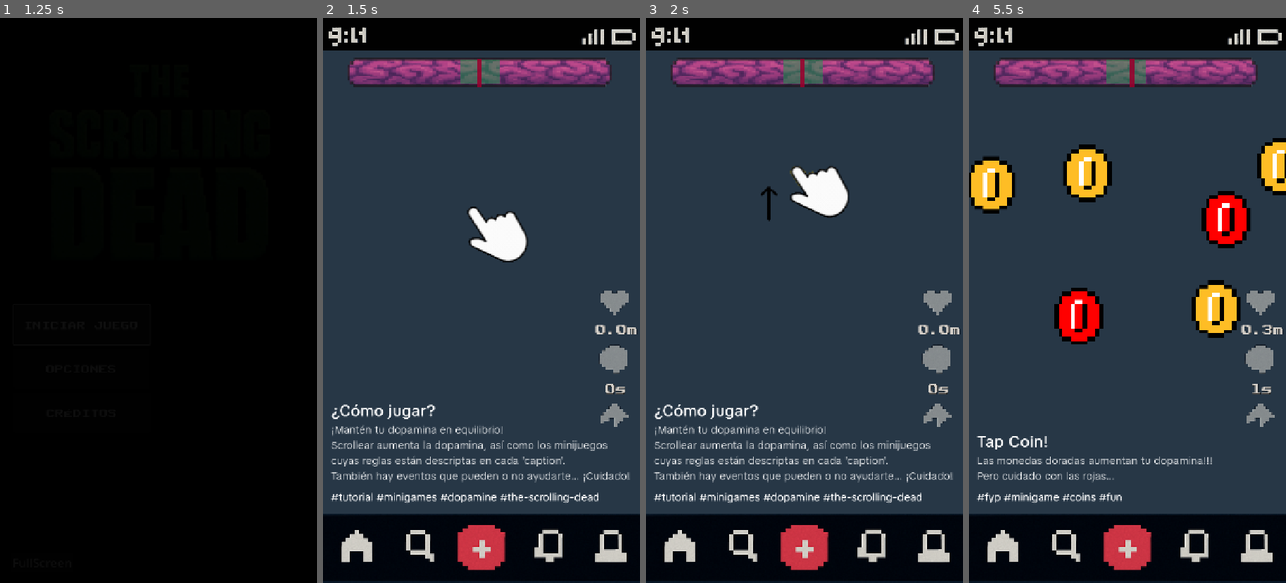
Above: before the commit, frames 1-4 (left to right).
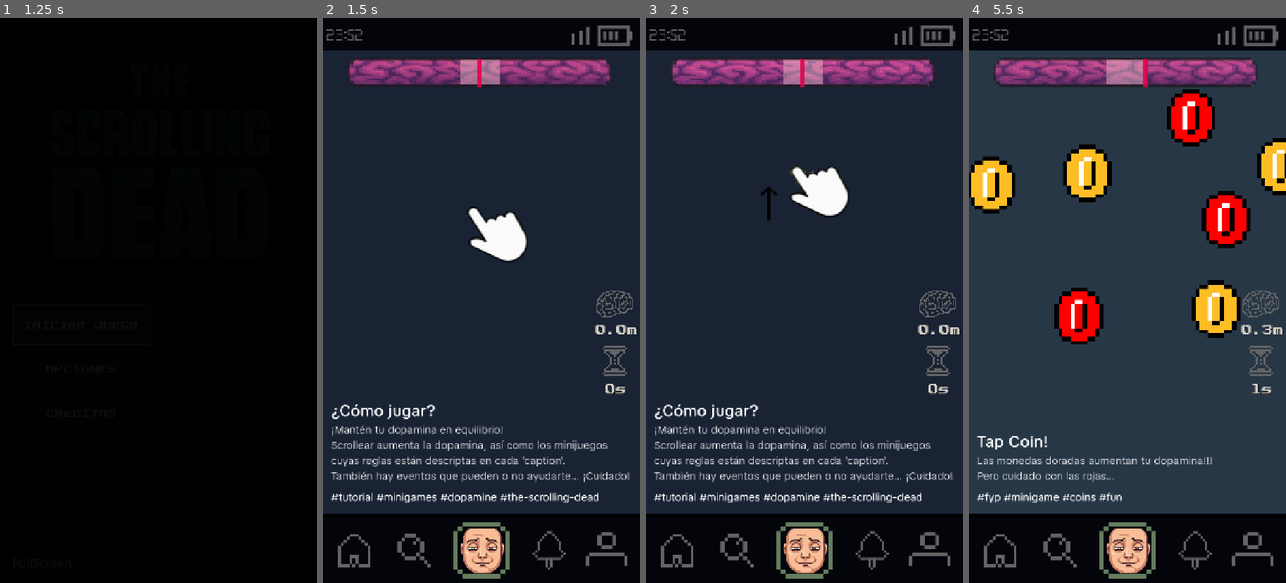
Above: after the commit, the same moments.

Repository: dddaavo/ipv-final-boss-the-scrolling-dead
Game: Godot game, scene res://src/main.tscn
The game is run twice, just before and just after one commit, with the same random seed, the same clock (stepped at 60 frames per second) and the same inputs. Video files are missing from this copy of the repository; at most half a second of black plays in their place. Sound files missing from this copy of the repository are replaced by a short silence.
Inputs (mouse positions are in pixels of both pictures, inside the frame that each line leads up to):
- Up to frame 1 (1.25 s): click "INICIAR JUEGO" at 0.5 s
- Up to frame 2 (1.5 s): click "INICIAR JUEGO" at 1.25 s
- Up to frame 3 (2 s): no input
- Up to frame 4 (5.5 s): move the mouse to (1197, 272) at 2.02 s; click (1197, 272) at 2.17 s; drag from (1064, 328) to (1111, 413) at 2.77 s; move the mouse to (1159, 176) at 3.52 s; click (1159, 176) at 3.67 s; drag from (1111, 413) to (1032, 215) at 4.27 s; tap Enter at 5 s; drag from (1190, 582) to (1143, 300) at 5.02 s

Frame 1 is identical in both runs. In frame 2, 5.9% of the frame differs, in the area x 0-100%, y 1-100%; in frame 3, 5.9%; in frame 4, 7.2%.

Commit message:
Mejoras visuales - juiciness interfaz con nuevo Header-Footer-Icons

Diff:
--- a/the-scrolling-dead/src/core/ScoreManager.tscn
+++ b/the-scrolling-dead/src/core/ScoreManager.tscn
@@ -1,19 +1,13 @@
-[gd_scene load_steps=5 format=3 uid="uid://6f3bau0egof"]
+[gd_scene load_steps=6 format=3 uid="uid://6f3bau0egof"]
 
 [ext_resource type="Script" uid="uid://etoqcwktlrqg" path="res://src/core/ScoreManager.gd" id="1_4y0yy"]
 [ext_resource type="FontFile" uid="uid://baqvpre2xhvpx" path="res://fonts/PublicPixel.ttf" id="2_6mkhf"]
-[ext_resource type="Texture2D" uid="uid://pkiw6cs8v6ts" path="res://assets/Share.png" id="2_8aake"]
 [ext_resource type="PackedScene" uid="uid://byyl8ofefmw2r" path="res://src/core/ScrollMeter.tscn" id="3_q8hnk"]
+[ext_resource type="Texture2D" uid="uid://ry4bwhh86yic" path="res://assets/screenUI/brain.png" id="5_gcehf"]
+[ext_resource type="Texture2D" uid="uid://cxn75u5motjs1" path="res://assets/screenUI/hourglass.png" id="6_2atdi"]
 
 [node name="ScoreManager" type="Node"]
 script = ExtResource("1_4y0yy")
-
-[node name="Share" type="Sprite2D" parent="."]
-modulate = Color(1, 1, 1, 0.5647059)
-top_level = true
-position = Vector2(661.00006, 772)
-scale = Vector2(0.6, 0.596)
-texture = ExtResource("2_8aake")
 
 [node name="ScrollMeter" parent="." instance=ExtResource("3_q8hnk")]
 
@@ -53,3 +47,14 @@
 text = "0.0m"
 horizontal_alignment = 1
 vertical_alignment = 1
+
+[node name="BrainMeter" type="Sprite2D" parent="."]
+texture_filter = 1
+position = Vector2(663, 647)
+scale = Vector2(0.18, 0.18)
+texture = ExtResource("5_gcehf")
+
+[node name="HourglassCounter" type="Sprite2D" parent="."]
+position = Vector2(663, 777)
+scale = Vector2(0.22, 0.22)
+texture = ExtResource("6_2atdi")
--- a/the-scrolling-dead/src/core/slider_main_scene.tscn
+++ b/the-scrolling-dead/src/core/slider_main_scene.tscn
@@ -263,7 +263,7 @@
 anchor_bottom = 1.0
 grow_horizontal = 2
 grow_vertical = 2
-color = Color(0.15294118, 0.21568628, 0.27450982, 1)
+color = Color(0.09803922, 0.13725491, 0.20392157, 1)
 
 [node name="AnimatedSprite2D" type="AnimatedSprite2D" parent="ScreensSlider/Pages/Tutorial"]
 texture_filter = 6
--- a/the-scrolling-dead/src/ui/DopamineBar.tscn
+++ b/the-scrolling-dead/src/ui/DopamineBar.tscn
@@ -1,7 +1,8 @@
-[gd_scene load_steps=3 format=3 uid="uid://dpa5cbcsj0mtt"]
+[gd_scene load_steps=4 format=3 uid="uid://dpa5cbcsj0mtt"]
 
 [ext_resource type="Texture2D" uid="uid://b0v7pkywj35dv" path="res://assets/DopaBarBrain.png" id="2_87man"]
 [ext_resource type="Script" uid="uid://fsnrrx331gp4" path="res://src/ui/DopamineBar.gd" id="2_qfo0y"]
+[ext_resource type="Script" uid="uid://noewog81yl53" path="res://src/ui/brain_bar_sprite.gd" id="3_87man"]
 
 [node name="DopamineBar" type="TextureRect"]
 anchors_preset = 5
@@ -13,21 +14,22 @@
 grow_horizontal = 2
 script = ExtResource("2_qfo0y")
 
-[node name="Sprite2D" type="Sprite2D" parent="."]
+[node name="BrainBarSprite" type="Sprite2D" parent="."]
 position = Vector2(300, 34)
 texture = ExtResource("2_87man")
+script = ExtResource("3_87man")
 
 [node name="Target" type="ColorRect" parent="."]
 layout_mode = 1
 anchors_preset = 5
 anchor_left = 0.5
 anchor_right = 0.5
-offset_left = -82.5
+offset_left = -83.0
 offset_top = 7.0
-offset_right = 82.5
-offset_bottom = 60.0
+offset_right = 82.0
+offset_bottom = 62.0
 grow_horizontal = 2
-color = Color(0.11372549, 0.59607846, 0.29803923, 0.58431375)
+color = Color(0.9178626, 0.75089973, 0.78312415, 0.50980395)
 
 [node name="Indicator" type="ColorRect" parent="."]
 layout_mode = 1
@@ -39,4 +41,4 @@
 offset_right = 5.0
 offset_bottom = 66.0
 grow_horizontal = 2
-color = Color(0.6, 0, 0.1764706, 1)
+color = Color(0.8856463, 0.00012836471, 0.27743065, 1)
--- a/the-scrolling-dead/src/ui/MarcoCelular.tscn
+++ b/the-scrolling-dead/src/ui/MarcoCelular.tscn
@@ -1,8 +1,33 @@
-[gd_scene load_steps=4 format=3 uid="uid://d0oil5f17c368"]
+[gd_scene load_steps=14 format=3 uid="uid://d0oil5f17c368"]
 
-[ext_resource type="Texture2D" uid="uid://crosegadfidlf" path="res://assets/Footer.png" id="1_fsa14"]
-[ext_resource type="Texture2D" uid="uid://ce16tqcy1nss0" path="res://assets/hora.png" id="2_o0a6g"]
-[ext_resource type="Texture2D" uid="uid://53yp3lca4tte" path="res://assets/bateria.png" id="3_w1dxq"]
+[ext_resource type="Texture2D" uid="uid://ckkjwolkdq2na" path="res://assets/screenUI/Footer.png" id="1_es6h6"]
+[ext_resource type="Texture2D" uid="uid://dbihq1rebm5l2" path="res://assets/icons/1.png" id="1_o0a6g"]
+[ext_resource type="Texture2D" uid="uid://b2qj758ctychk" path="res://assets/screenUI/Header.png" id="1_xp516"]
+[ext_resource type="Texture2D" uid="uid://brnkxfnas1tel" path="res://assets/icons/2.png" id="2_es6h6"]
+[ext_resource type="Script" uid="uid://dbhkoumesmffd" path="res://src/ui/glitch-texture-rect.gd" id="2_xp516"]
+[ext_resource type="Texture2D" uid="uid://fk0bt367ogc" path="res://assets/screenUI/header-with-glitch.png" id="3_l4ppv"]
+[ext_resource type="Texture2D" uid="uid://cdh4ld57wjhx3" path="res://assets/icons/3.png" id="3_xp516"]
+[ext_resource type="Texture2D" uid="uid://0p187ik5ca6p" path="res://assets/icons/4.png" id="4_l4ppv"]
+[ext_resource type="Texture2D" uid="uid://cyi40ir0eu101" path="res://assets/icons/5.png" id="5_kiqj7"]
+[ext_resource type="Texture2D" uid="uid://cchyaketjxte6" path="res://assets/screenUI/footer-with-glitch.png" id="6_jduka"]
+[ext_resource type="Texture2D" uid="uid://cpt8srktydt5h" path="res://assets/icons/6.png" id="6_qn86x"]
+[ext_resource type="Texture2D" uid="uid://w2k3g8jyuahd" path="res://assets/icons/7.png" id="7_jduka"]
+
+[sub_resource type="GDScript" id="GDScript_fsa14"]
+script/source = "extends Sprite2D
+
+@export var frames: Array[Texture2D] = []
+
+func _ready():
+	show_frame(3)
+
+func show_frame(index: int) -> void:
+	print(frames)
+	if index >= 0 and index < frames.size():
+		texture = frames[index]
+	else:
+		push_warning(\"Indice fuera de rango: %s\" % index)
+"
 
 [node name="MarcoCelular" type="CanvasLayer"]
 layer = -1
@@ -15,26 +40,42 @@
 grow_horizontal = 2
 grow_vertical = 2
 size_flags_horizontal = 4
-color = Color(0.15294118, 0.21568628, 0.27450982, 1)
+color = Color(0, 0, 0, 1)
 
-[node name="Header" type="ColorRect" parent="."]
-offset_left = -3.0
-offset_right = 725.0
-offset_bottom = 82.0
-size_flags_vertical = 0
-color = Color(0.0035191667, 0.0035191681, 0.0035191672, 1)
+[node name="Header" type="TextureRect" parent="."]
+texture_filter = 1
+offset_right = 720.0
+offset_bottom = 80.0
+texture = ExtResource("1_xp516")
+expand_mode = 1
+script = ExtResource("2_xp516")
+glitch_textures = Array[Texture2D]([ExtResource("3_l4ppv")])
 
-[node name="Footer" type="Sprite2D" parent="."]
-position = Vector2(360, 1201)
-texture = ExtResource("1_fsa14")
+[node name="FooterControl" type="Control" parent="."]
+layout_mode = 3
+anchors_preset = 0
+offset_right = 40.0
+offset_bottom = 40.0
 
-[node name="Hora" type="Sprite2D" parent="."]
-top_level = true
-position = Vector2(55.595455, 42.25)
-scale = Vector2(0.8, 0.8)
-texture = ExtResource("2_o0a6g")
+[node name="Footer" type="TextureRect" parent="FooterControl"]
+texture_filter = 1
+layout_mode = 1
+anchors_preset = 12
+anchor_top = 1.0
+anchor_right = 1.0
+anchor_bottom = 1.0
+offset_top = 1092.0
+offset_right = 680.0
+offset_bottom = 1240.0
+grow_horizontal = 2
+grow_vertical = 0
+texture = ExtResource("1_es6h6")
+script = ExtResource("2_xp516")
+glitch_textures = Array[Texture2D]([ExtResource("6_jduka")])
 
-[node name="Bateria" type="Sprite2D" parent="."]
-position = Vector2(649.00006, 43.000004)
-scale = Vector2(0.8, 0.8)
-texture = ExtResource("3_w1dxq")
+[node name="Sprite2D" type="Sprite2D" parent="FooterControl"]
+z_index = 100
+position = Vector2(361.75, 1207.75)
+scale = Vector2(0.40027782, 0.3959458)
+script = SubResource("GDScript_fsa14")
+frames = Array[Texture2D]([ExtResource("1_o0a6g"), ExtResource("2_es6h6"), ExtResource("3_xp516"), ExtResource("4_l4ppv"), ExtResource("5_kiqj7"), ExtResource("6_qn86x"), ExtResource("7_jduka")])
--- /dev/null
+++ b/the-scrolling-dead/src/ui/brain_bar_sprite.gd
@@ -0,0 +1,18 @@
+extends Sprite2D
+
+func _ready():
+	brightEffect()
+
+func brightEffect():
+	var tween := create_tween()
+	tween.set_loops()
+
+	var base_scale = scale
+	var base_modulate = modulate
+
+	# Efecto de brillo
+	tween.parallel().tween_property(self, "modulate", Color(1.10, 1.1, 1.1), 0.75)
+
+	tween.tween_property(self, "scale", base_scale, 0.22)\
+		.set_trans(Tween.TRANS_SINE).set_ease(Tween.EASE_IN_OUT)
+	tween.parallel().tween_property(self, "modulate", base_modulate, 0.22)
--- /dev/null
+++ b/the-scrolling-dead/src/ui/glitch-texture-rect.gd
@@ -0,0 +1,54 @@
+extends TextureRect
+
+@export var glitch_textures: Array[Texture2D]
+@export var glitch_interval: float = 5.0
+@export var glitch_duration: float = 0.5
+@export var glitch_blinks: int = 4
+
+var original_texture: Texture2D
+
+func _ready():
+	original_texture = texture
+	glitch_loop()
+
+
+func glitch_loop() -> void:
+	while true:
+		await get_tree().create_timer(glitch_interval).timeout
+		await play_glitch_effect()
+
+
+func play_glitch_effect() -> void:
+	self.add_theme_color_override("panel", Color.BLACK)
+	var glitch_tex = glitch_textures.pick_random()
+
+	# PARPADEOS RÁPIDOS (blink)
+	for i in range(glitch_blinks):
+		# fade-out
+		var t1 = create_tween()
+		t1.tween_property(self, "modulate:a", 0.1, glitch_duration / (glitch_blinks * 2))
+		await t1.finished
+
+		self.texture = glitch_tex
+		# fade-in
+		var t2 = create_tween()
+		t2.tween_property(self, "modulate:a", 1.0, glitch_duration / (glitch_blinks * 2))
+		await t2.finished
+
+		self.texture = original_texture
+	# --- FADE SUAVE FINAL HACIA GLITCH
+	var t3 = create_tween()
+	t3.tween_property(self, "modulate:a", 0.0, glitch_duration / 2)
+	await t3.finished
+
+	self.texture = glitch_tex
+
+	var t4 = create_tween()
+	t4.tween_property(self, "modulate:a", 1.0, glitch_duration / 2)
+	await t4.finished
+
+	await get_tree().create_timer(0.1).timeout
+
+	# volver a la textura original
+	self.texture = original_texture
+	self.remove_theme_color_override("panel")
Binary file removed: the-scrolling-dead/assets/Footer.png
Binary file removed: the-scrolling-dead/assets/Share - copia.png
Binary file removed: the-scrolling-dead/assets/Share.png
Binary file removed: the-scrolling-dead/assets/bateria.png
Binary file removed: the-scrolling-dead/assets/black.png
Binary file removed: the-scrolling-dead/assets/blue.png
Binary file removed: the-scrolling-dead/assets/hora.png
Binary file added: the-scrolling-dead/assets/icons/1.png
Not shown, changed: the-scrolling-dead/assets/icons/1.png.import
Binary file added: the-scrolling-dead/assets/icons/2.png
Not shown, changed: the-scrolling-dead/assets/icons/2.png.import
Binary file added: the-scrolling-dead/assets/icons/3.png
(and 26 more such lines)
